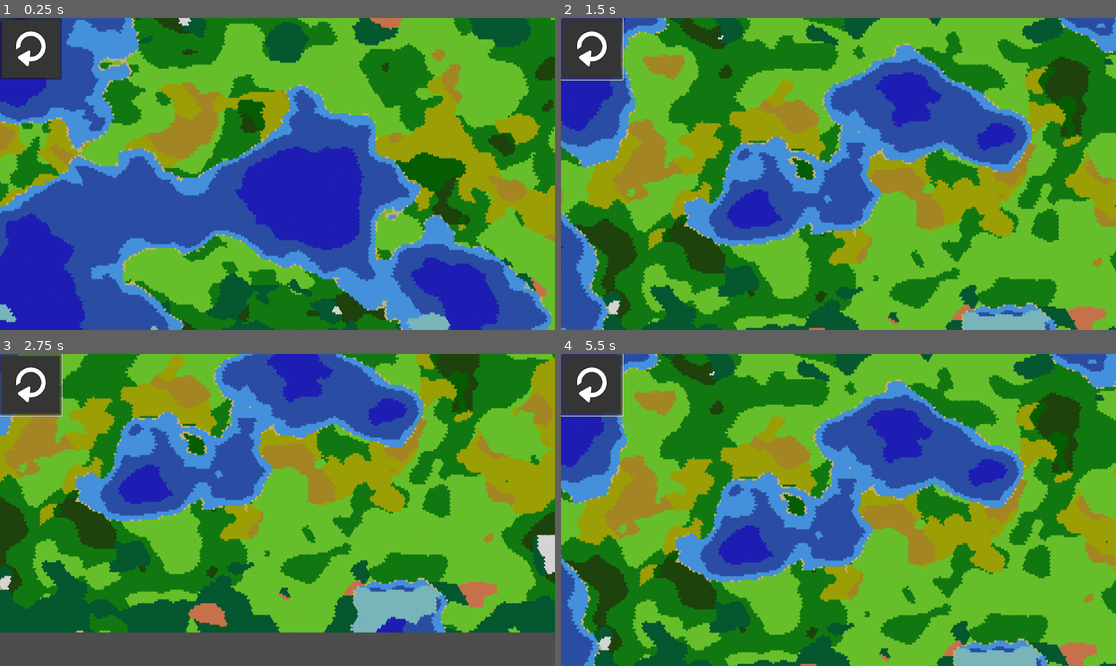
Above: before the commit, frames 1-4 (two rows, left to right).
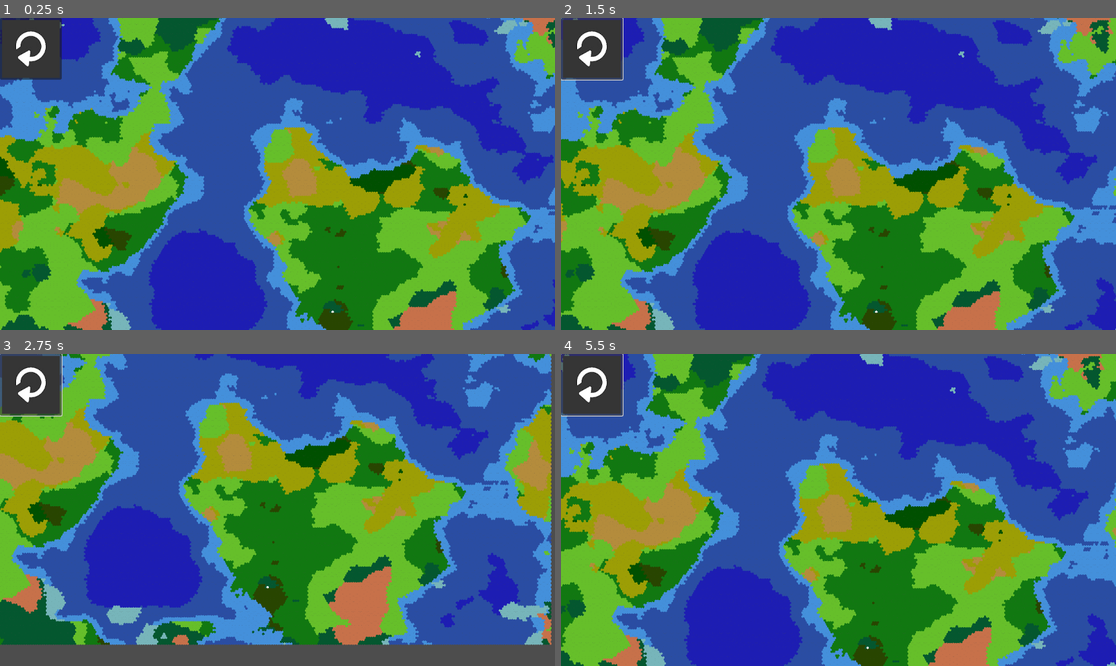
Above: after the commit, the same moments.

Repository: mopolita/ProceduralMap
Game: Godot game, scene res://scenes/main.tscn
Two runs of this game, one before a commit and one after it. Both use one fixed random seed, a clock stepped at 60 frames per second and the inputs below. Before the commit the project starts from res://main.tscn.
Inputs (mouse positions are in pixels of both pictures, inside the frame that each line leads up to):
- Up to frame 1 (0.25 s): no input
- Up to frame 2 (1.5 s): click (594, 49) at 0.5 s; tap Enter at 1.25 s; hold Right (ui_right) from 1.28 s (still down)
- Up to frame 3 (2.75 s): release Right (ui_right) at 2.03 s; hold Down (ui_down) from 2.03 s (still down)
- Up to frame 4 (5.5 s): release Down (ui_down) at 2.78 s; hold Right (ui_right) 2.78-3.53 s; hold Up (ui_up) 3.53-4.28 s; hold Left (ui_left) from 4.28 s (still down)

The runs differ from the first frame. In frame 1, 85% of the frame differs, in the area x 0-100%, y 0-100%; in frame 2, 83%; in frame 3, 76%; in frame 4, 84%.

Commit message:
changed tile to tileset

Diff:
--- a/project.godot
+++ b/project.godot
@@ -11,7 +11,7 @@
 [application]
 
 config/name="Procedural Map Generation"
-run/main_scene="res://main.tscn"
+run/main_scene="res://scenes/main.tscn"
 config/features=PackedStringArray("4.1", "Forward Plus")
 config/icon="res://images/icon.svg"
 
@@ -40,3 +40,7 @@
 "events": [Object(InputEventKey,"resource_local_to_scene":false,"resource_name":"","device":-1,"window_id":0,"alt_press …(181 unchanged characters)…
 ]
 }
+
+[layer_names]
+
+2d_render/layer_1="Map"
--- a/camera_control.tscn
+++ b/scenes/camera_control.tscn
@@ -8,7 +8,6 @@
 metadata/_edit_group_ = true
 
 [node name="Camera2D" type="Camera2D" parent="."]
-offset = Vector2(7500, 4750)
 zoom = Vector2(0.09, 0.09)
 limit_left = -100000
 limit_top = -100000
--- a/main.tscn
+++ b/scenes/main.tscn
@@ -1,15 +1,15 @@
-[gd_scene load_steps=5 format=3 uid="uid://d17oy4q27kuku"]
+[gd_scene load_steps=4 format=3 uid="uid://d17oy4q27kuku"]
 
-[ext_resource type="Script" path="res://scripts/Main.gd" id="1_qu63m"]
-[ext_resource type="PackedScene" uid="uid://dq4oqp58rqb5n" path="res://tile.tscn" id="2_t18ra"]
-[ext_resource type="PackedScene" uid="uid://dhw45dswsem00" path="res://camera_control.tscn" id="3_fd41k"]
+[ext_resource type="PackedScene" uid="uid://cupawubs5c47x" path="res://scenes/map.tscn" id="1_3aj0k"]
+[ext_resource type="PackedScene" uid="uid://dhw45dswsem00" path="res://scenes/camera_control.tscn" id="3_fd41k"]
 [ext_resource type="Texture2D" uid="uid://ggvd587qrbls" path="res://images/reload_arrow.jpg" id="4_tvj68"]
 
 [node name="Main" type="Node"]
-script = ExtResource("1_qu63m")
-tile_scene = ExtResource("2_t18ra")
+
+[node name="Map" parent="." instance=ExtResource("1_3aj0k")]
 
 [node name="CameraControl" parent="." instance=ExtResource("3_fd41k")]
+visibility_layer = 0
 
 [node name="Ui" type="CanvasLayer" parent="."]
 
--- /dev/null
+++ b/scenes/map.tscn
@@ -0,0 +1,39 @@
+[gd_scene load_steps=5 format=3 uid="uid://cupawubs5c47x"]
+
+[ext_resource type="Script" path="res://scripts/Map.gd" id="1_pv2yy"]
+[ext_resource type="Texture2D" uid="uid://4dyldvm4spwo" path="res://images/overworld_tileset.png" id="2_jeiqs"]
+
+[sub_resource type="TileSetAtlasSource" id="TileSetAtlasSource_00uc0"]
+resource_name = "Overworld"
+texture = ExtResource("2_jeiqs")
+margins = Vector2i(10, 10)
+separation = Vector2i(10, 10)
+texture_region_size = Vector2i(52, 60)
+1:0/0 = 0
+2:0/0 = 0
+5:0/0 = 0
+6:0/next_alternative_id = 4
+6:0/0 = 0
+0:1/0 = 0
+1:1/0 = 0
+2:1/0 = 0
+3:1/0 = 0
+4:1/0 = 0
+5:1/0 = 0
+6:1/0 = 0
+3:0/0 = 0
+4:0/0 = 0
+0:0/0 = 0
+
+[sub_resource type="TileSet" id="TileSet_dct1l"]
+tile_shape = 3
+tile_size = Vector2i(52, 60)
+sources/1 = SubResource("TileSetAtlasSource_00uc0")
+
+[node name="Map" type="Node2D" node_paths=PackedStringArray("tile_map")]
+script = ExtResource("1_pv2yy")
+tile_map = NodePath("TileMap")
+
+[node name="TileMap" type="TileMap" parent="."]
+tile_set = SubResource("TileSet_dct1l")
+format = 2
--- a/scripts/CameraControl.gd
+++ b/scripts/CameraControl.gd
@@ -1,7 +1,7 @@
 extends Node2D
 
 @export var camera : Camera2D
-var zoom_speed = 0.02
+var zoom_speed = 0.01
 var move_speed = 2000.0
 
 func _process(delta):
--- a/scripts/Main.gd
+++ /dev/null
@@ -1,31 +0,0 @@
-extends Node
-
-@export var tile_scene: PackedScene
-
-var hexagon_size = Vector2(30, 30)  # Adjust the size as needed
-var grid_size = Vector2(300, 200)  # Adjust the size of your grid
-var tile_grid
-
-func _ready():
-	tile_grid = generate_tile_grid()
-	Perlin.generate_terrain(tile_grid, grid_size)
-
-func generate_tile_grid():
-	var col_array = []
-	for row in range(grid_size.y):
-		var row_array = []
-		for col in range(grid_size.x):
-			var tile = tile_scene.instantiate()
-			tile.position = hex_to_pixel(Vector2i(col, row))
-			row_array.append(tile)
-			add_child(tile)
-		col_array.append(row_array)
-	return col_array
-
-func hex_to_pixel(hex_pos):
-	var x = hexagon_size.x * sqrt(3.0) * (hex_pos.x + 0.5 * (hex_pos.y % 2))
-	var y = 1.5 * hexagon_size.y * hex_pos.y
-	return Vector2(x,y)
-
-func _on_reload_button_pressed():
-	Perlin.generate_terrain(tile_grid, grid_size)
--- /dev/null
+++ b/scripts/Map.gd
@@ -0,0 +1,116 @@
+extends Node2D
+
+@export var tile_map:  TileMap
+
+var hexagon_size = Vector2(30, 30)  # Adjust the size as needed
+var grid_size = Vector2(300, 200)  # Adjust the size of your grid
+var tile_grid: Array
+
+func _ready():
+	generate_map()
+
+func generate_map():
+	Perlin.setup()
+	for col in range(grid_size.y):
+		var row_array = []
+		for row in range(grid_size.x):
+			var tile_value = Perlin.generate_tile(row, col, grid_size.y)
+			tile_value.append(get_elevation(tile_value[2]))
+			tile_value.append(get_type(tile_value[0], tile_value[1], tile_value[2], tile_value[3]))
+			set_tile(row - (grid_size.x / 2), col  - (grid_size.y / 2), tile_value[4])
+			row_array.append(tile_value)
+		tile_grid.append(row_array)
+
+func hex_to_pixel(hex_pos):
+	var x = hexagon_size.x * sqrt(3.0) * (hex_pos.x + 0.5 * (hex_pos.y % 2))
+	var y = 1.5 * hexagon_size.y * hex_pos.y
+	return Vector2(x,y)
+
+func get_elevation(height):
+	var elevation
+	if (height <= -700):
+		elevation = Enums.TerrainElevation.DEEP_OCEAN
+	elif (height > -700 and height <= -200):
+		elevation = Enums.TerrainElevation.CLOSE_OCEAN
+	elif (height > -200 and height <= 0):
+		elevation = Enums.TerrainElevation.SHALLOW_WATER
+	elif (height > 0 and height <= 400):
+		elevation = Enums.TerrainElevation.PLAIN
+	elif (height > 400 and height <= 800):
+		elevation = Enums.TerrainElevation.HILL
+	else:
+		elevation = Enums.TerrainElevation.MOUNTAIN
+	return elevation
+
+func get_type(temperature, precipitation, height, elevation):
+	var type
+	if (height <= 0):
+		if (temperature <= -10):
+			type = Enums.OverworldTerrainTypes.ICE
+		else:
+			match elevation:
+				Enums.TerrainElevation.DEEP_OCEAN:
+					type = Enums.OverworldTerrainTypes.DEEP_OCEAN
+				Enums.TerrainElevation.CLOSE_OCEAN:
+					type = Enums.OverworldTerrainTypes.CLOSE_OCEAN
+				_:
+					type = Enums.OverworldTerrainTypes.SHALLOW_WATER
+	else:
+		if (temperature <= -5):
+			if (precipitation <= 50):
+				type = Enums.OverworldTerrainTypes.TUNDRA
+			elif (precipitation > 50 and precipitation <= 175):
+				type = Enums.OverworldTerrainTypes.BOREAL_FOREST
+			else:
+				type = Enums.OverworldTerrainTypes.SNOWPLAINS
+		elif (temperature > -5 and temperature <= 20):
+			if (precipitation <= 100):
+				type = Enums.OverworldTerrainTypes.PRAIRIE
+			elif (precipitation > 100 and precipitation <= 150):
+				type = Enums.OverworldTerrainTypes.TEMPERATE_FOREST
+			else:
+				type = Enums.OverworldTerrainTypes.SWAMP
+		else:
+			if (precipitation <= 75):
+				type = Enums.OverworldTerrainTypes.DESERT
+			elif (precipitation > 75 and precipitation <= 150):
+				type = Enums.OverworldTerrainTypes.SAVANNAH
+			else:
+				type = Enums.OverworldTerrainTypes.TROPICAL_RAINFOREST
+	return type
+
+func set_beach():
+	pass
+
+func  set_tile(x: int, y: int, type: Enums.OverworldTerrainTypes):
+	match type:
+		Enums.OverworldTerrainTypes.TUNDRA:
+			tile_map.set_cell(0, Vector2i(x, y), 1, Vector2i(0, 0))
+		Enums.OverworldTerrainTypes.BOREAL_FOREST:
+			tile_map.set_cell(0, Vector2i(x, y), 1, Vector2i(0, 1))
+		Enums.OverworldTerrainTypes.SNOWPLAINS:
+			tile_map.set_cell(0, Vector2i(x, y), 1, Vector2i(1, 0))
+		Enums.OverworldTerrainTypes.PRAIRIE:
+			tile_map.set_cell(0, Vector2i(x, y), 1, Vector2i(1, 1))
+		Enums.OverworldTerrainTypes.TEMPERATE_FOREST:
+			tile_map.set_cell(0, Vector2i(x, y), 1, Vector2i(2, 0))
+		Enums.OverworldTerrainTypes.SWAMP:
+			tile_map.set_cell(0, Vector2i(x, y), 1, Vector2i(2, 1))
+		Enums.OverworldTerrainTypes.DESERT:
+			tile_map.set_cell(0, Vector2i(x, y), 1, Vector2i(3, 0))
+		Enums.OverworldTerrainTypes.SAVANNAH:
+			tile_map.set_cell(0, Vector2i(x, y), 1, Vector2i(3, 1))
+		Enums.OverworldTerrainTypes.TROPICAL_RAINFOREST:
+			tile_map.set_cell(0, Vector2i(x, y), 1, Vector2i(4, 0))
+		Enums.OverworldTerrainTypes.BEACH:
+			tile_map.set_cell(0, Vector2i(x, y), 1, Vector2i(4, 1))
+		Enums.OverworldTerrainTypes.ICE:
+			tile_map.set_cell(0, Vector2i(x, y), 1, Vector2i(5, 0))
+		Enums.OverworldTerrainTypes.SHALLOW_WATER:
+			tile_map.set_cell(0, Vector2i(x, y), 1, Vector2i(5, 1))
+		Enums.OverworldTerrainTypes.CLOSE_OCEAN:
+			tile_map.set_cell(0, Vector2i(x, y), 1, Vector2i(6, 0))
+		Enums.OverworldTerrainTypes.DEEP_OCEAN:
+			tile_map.set_cell(0, Vector2i(x, y), 1, Vector2i(6, 1))
+		_:
+			tile_map.set_cell(0, Vector2i(x, y), 1, Vector2i(0, 0))
--- a/scripts/Perlin.gd
+++ b/scripts/Perlin.gd
@@ -1,26 +1,22 @@
 extends Node
 
-func generate_terrain(grid, grid_size):
-	var height = FastNoiseLite.new()
-	var temperature = FastNoiseLite.new()
-	var precipitation = FastNoiseLite.new()
+var temperature = FastNoiseLite.new()
+var precipitation = FastNoiseLite.new()
+var height_noise = FastNoiseLite.new()
 
-	set_noise(height, 0.01)
+func generate_tile(x, y, height):
+	return [scale_temperature(temperature.get_noise_2d(x, y)) + temperature_modifier(y, height),
+			scale_precipitation(precipitation.get_noise_2d(x, y)),
+			scale_height(height_noise.get_noise_2d(x, y))]
+
+func setup():
+	set_noise(height_noise, 0.01)
 	set_noise(temperature, 0.035)
 	set_noise(precipitation, 0.025)
 
-	set_fractal(precipitation, FastNoiseLite.FRACTAL_FBM, 3, 0.3)
-	set_fractal(temperature, FastNoiseLite.FRACTAL_FBM, 3, 0.2)
-	set_fractal(height, FastNoiseLite.FRACTAL_FBM, 5, 0.15)
-
-	for row in range(grid_size.y):
-		for col in range(grid_size.x):
-			grid[row][col].average_temperature = scale_temperature(temperature.get_noise_2d(row, col)) + temperature_modifier(row, grid_size.y)
-			grid[row][col].average_precipitation = scale_precipitation(precipitation.get_noise_2d(row, col))
-			grid[row][col].height = scale_height(height.get_noise_2d(row, col))
-			grid[row][col].set_height()
-			grid[row][col].set_type()
-			grid[row][col].recolor()
+	set_fractal(precipitation, FastNoiseLite.FRACTAL_FBM, 4, 0.3)
+	set_fractal(temperature, FastNoiseLite.FRACTAL_FBM, 4, 0.2)
+	set_fractal(height_noise, FastNoiseLite.FRACTAL_FBM, 10, 0.15)
 
 func set_noise(noise, frequency):
 	noise.set_noise_type(FastNoiseLite.TYPE_PERLIN)
--- a/scripts/Tile.gd
+++ /dev/null
@@ -1,91 +0,0 @@
-extends Area2D
-
-var type: Enums.OverworldTerrainTypes
-var elevation: Enums.TerrainElevation
-var average_temperature : float
-var average_precipitation
-var height
-
-func set_height():
-	if (height <= -700):
-		elevation = Enums.TerrainElevation.DEEP_OCEAN
-	elif (height > -700 and height <= -200):
-		elevation = Enums.TerrainElevation.CLOSE_OCEAN
-	elif (height > -200 and height <= 0):
-		elevation = Enums.TerrainElevation.SHALLOW_WATER
-	elif (height > 0 and height <= 400):
-		elevation = Enums.TerrainElevation.PLAIN
-	elif (height > 400 and height <= 800):
-		elevation = Enums.TerrainElevation.HILL
-	else:
-		elevation = Enums.TerrainElevation.MOUNTAIN
-
-func set_type():
-	if (height <= 20):
-		if (average_temperature <= -10 and height < 0):
-			type = Enums.OverworldTerrainTypes.ICE
-		else:
-			match elevation:
-				Enums.TerrainElevation.DEEP_OCEAN:
-					type = Enums.OverworldTerrainTypes.DEEP_OCEAN
-				Enums.TerrainElevation.CLOSE_OCEAN:
-					type = Enums.OverworldTerrainTypes.CLOSE_OCEAN
-				Enums.TerrainElevation.SHALLOW_WATER:
-					type = Enums.OverworldTerrainTypes.SHALLOW_WATER
-				_:
-					type = Enums.OverworldTerrainTypes.BEACH
-	else:
-		if (average_temperature <= -5):
-			if (average_precipitation <= 50):
-				type = Enums.OverworldTerrainTypes.TUNDRA
-			elif (average_precipitation > 50 and average_precipitation <= 175):
-				type = Enums.OverworldTerrainTypes.BOREAL_FOREST
-			else:
-				type = Enums.OverworldTerrainTypes.SNOWPLAINS
-		elif (average_temperature > -5 and average_temperature <= 20):
-			if (average_precipitation <= 100):
-				type = Enums.OverworldTerrainTypes.PRAIRIE
-			elif (average_precipitation > 100 and average_precipitation <= 150):
-				type = Enums.OverworldTerrainTypes.TEMPERATE_FOREST
-			else:
-				type = Enums.OverworldTerrainTypes.SWAMP
-		else:
-			if (average_precipitation <= 75):
-				type = Enums.OverworldTerrainTypes.DESERT
-			elif (average_precipitation > 75 and average_precipitation <= 150):
-				type = Enums.OverworldTerrainTypes.SAVANNAH
-			else:
-				type = Enums.OverworldTerrainTypes.TROPICAL_RAINFOREST
-
-func  recolor():
-	match type:
-		Enums.OverworldTerrainTypes.TUNDRA:
-			modulate = Color("c7714a")
-		Enums.OverworldTerrainTypes.BOREAL_FOREST:
-			modulate = Color("04572f")
-		Enums.OverworldTerrainTypes.SNOWPLAINS:
-			modulate = Color("d4d4d4")
-		Enums.OverworldTerrainTypes.PRAIRIE:
-			modulate = Color("66bf2a")
-		Enums.OverworldTerrainTypes.TEMPERATE_FOREST:
-			modulate = Color("117811")
-		Enums.OverworldTerrainTypes.SWAMP:
-			modulate = Color("1d420b")
-		Enums.OverworldTerrainTypes.DESERT:
-			modulate = Color("a38524")
-		Enums.OverworldTerrainTypes.SAVANNAH:
-			modulate = Color("9c9e05")
-		Enums.OverworldTerrainTypes.TROPICAL_RAINFOREST:
-			modulate = Color("065c03")
-		Enums.OverworldTerrainTypes.DEEP_OCEAN:
-			modulate = Color("1d1db3")
-		Enums.OverworldTerrainTypes.CLOSE_OCEAN:
-			modulate = Color("2a4da3")
-		Enums.OverworldTerrainTypes.SHALLOW_WATER:
-			modulate = Color("4490db")
-		Enums.OverworldTerrainTypes.ICE:
-			modulate = Color("77b5ba")
-		Enums.OverworldTerrainTypes.BEACH:
-			modulate = Color("c4b068")
-		_:
-			modulate = Color("000000")
--- a/tile.tscn
+++ /dev/null
@@ -1,50 +0,0 @@
-[gd_scene load_steps=6 format=3 uid="uid://dq4oqp58rqb5n"]
-
-[ext_resource type="Script" path="res://scripts/Tile.gd" id="1_rqux0"]
-[ext_resource type="Texture2D" uid="uid://b2vsdn1srvq3p" path="res://images/Hexagon_no_borders.png" id="2_o2dyj"]
-[ext_resource type="Texture2D" uid="uid://4dyldvm4spwo" path="res://images/overworld_tileset.png" id="3_rlt62"]
-
-[sub_resource type="TileSetAtlasSource" id="TileSetAtlasSource_00uc0"]
-resource_name = "Overworld"
-texture = ExtResource("3_rlt62")
-margins = Vector2i(10, 10)
-separation = Vector2i(10, 10)
-texture_region_size = Vector2i(52, 60)
-1:0/0 = 0
-2:0/0 = 0
-5:0/0 = 0
-6:0/next_alternative_id = 4
-6:0/0 = 0
-0:1/0 = 0
-1:1/0 = 0
-2:1/0 = 0
-3:1/0 = 0
-4:1/0 = 0
-5:1/0 = 0
-6:1/0 = 0
-3:0/0 = 0
-4:0/0 = 0
-0:0/0 = 0
-
-[sub_resource type="TileSet" id="TileSet_ysfvo"]
-tile_shape = 3
-tile_size = Vector2i(52, 60)
-sources/1 = SubResource("TileSetAtlasSource_00uc0")
-
-[node name="Tile" type="Area2D"]
-scale = Vector2(0.1, 0.1)
-script = ExtResource("1_rqux0")
-metadata/_edit_group_ = true
-
-[node name="CollisionPolygon2D" type="CollisionPolygon2D" parent="."]
-position = Vector2(4.99999, -74.9997)
-scale = Vector2(9.97596, 11.8125)
-polygon = PackedVector2Array(-0.501204, -19.0477, 25.5614, -6.34924, 25.5614, 19.0476, -0.501204, 31.746, -26.5639, 19.0476, -26.5639, -6.34924)
-disabled = true
-
-[node name="Sprite2D" type="Sprite2D" parent="."]
-texture = ExtResource("2_o2dyj")
-
-[node name="TileMap" type="TileMap" parent="."]
-tile_set = SubResource("TileSet_ysfvo")
-format = 2
--- /dev/null
+++ b/tilesets/tile.tres
@@ -0,0 +1,30 @@
+[gd_resource type="TileSet" load_steps=3 format=3 uid="uid://bkuv01bsdpfgn"]
+
+[ext_resource type="Texture2D" uid="uid://4dyldvm4spwo" path="res://images/overworld_tileset.png" id="1_7skn7"]
+
+[sub_resource type="TileSetAtlasSource" id="TileSetAtlasSource_00uc0"]
+resource_name = "Overworld"
+texture = ExtResource("1_7skn7")
+margins = Vector2i(10, 10)
+separation = Vector2i(10, 10)
+texture_region_size = Vector2i(52, 60)
+1:0/0 = 0
+2:0/0 = 0
+5:0/0 = 0
+6:0/next_alternative_id = 4
+6:0/0 = 0
+0:1/0 = 0
+1:1/0 = 0
+2:1/0 = 0
+3:1/0 = 0
+4:1/0 = 0
+5:1/0 = 0
+6:1/0 = 0
+3:0/0 = 0
+4:0/0 = 0
+0:0/0 = 0
+
+[resource]
+tile_shape = 3
+tile_size = Vector2i(52, 60)
+sources/1 = SubResource("TileSetAtlasSource_00uc0")
Binary file changed: images/overworld_tileset.png
